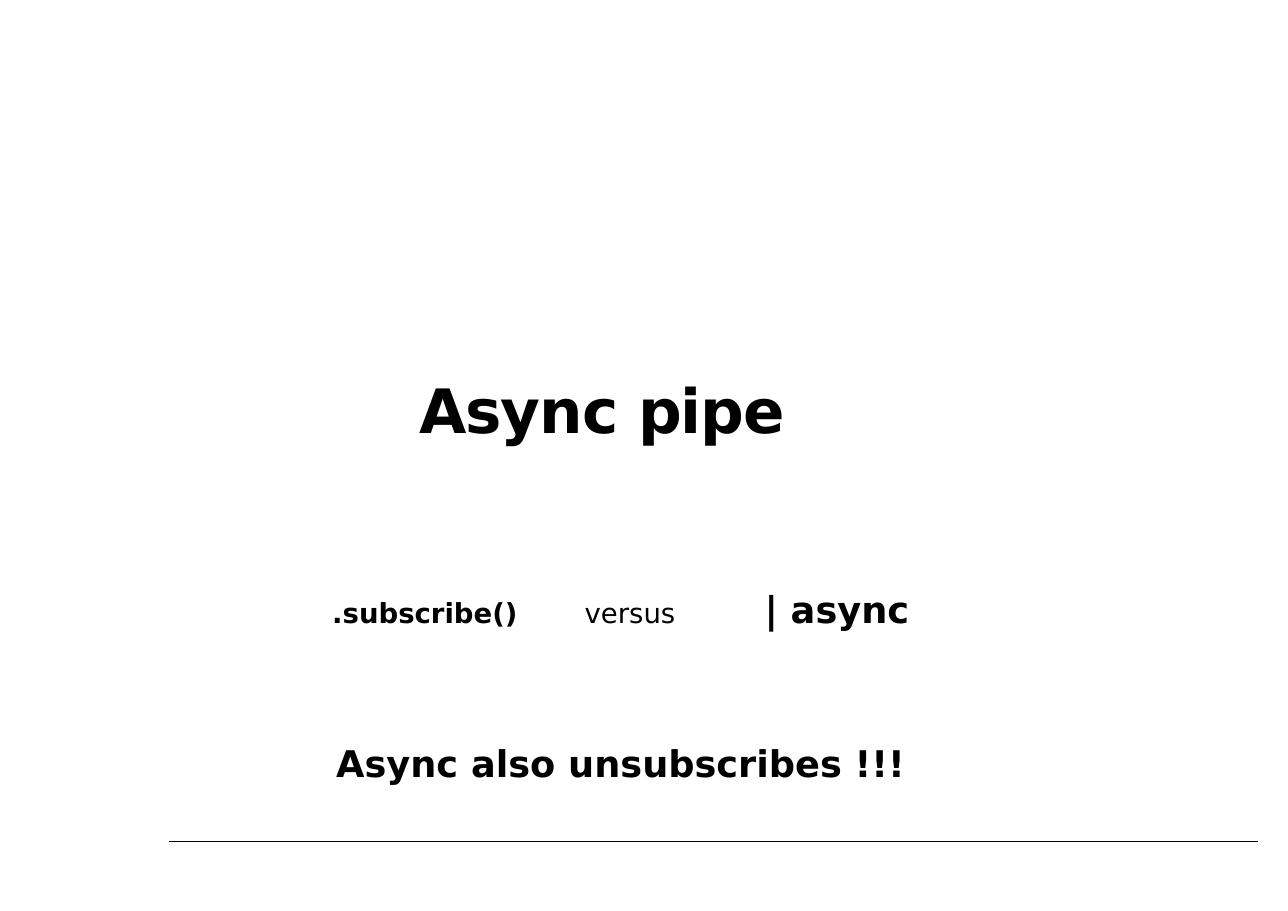
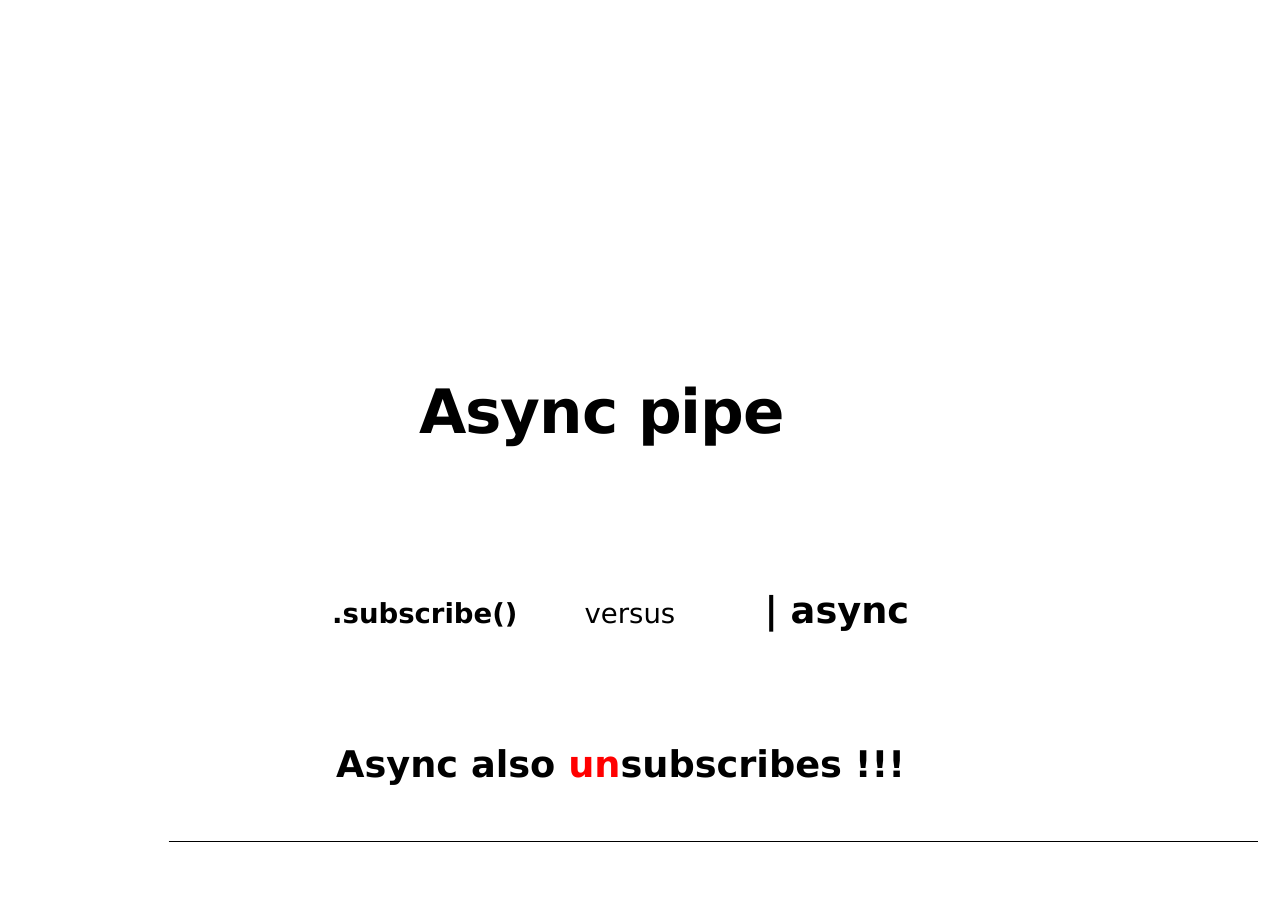
Before and after one commit to petereijgermans11/workshop-angular10, a slide deck: slide 42 of PPT/03- Angular Service.pptx. Drawn at 1288x911 pixels with LibreOffice and Linux fonts; fonts in the diff are those of the drawing. Boxes give left, top, right and bottom in pixels: in the first picture for what was removed or moved away, otherwise in the second. Text is boxed around its words. In the diff, an @@ line names an element or a change of style, - is before the commit and + after.

```diff
--- a/PPT/03- Angular Service.pptx
+++ b/PPT/03- Angular Service.pptx
@@ text at (336,749,842,785): text colour #000000 to #FF0000 in "unsubscribes" @@
```
Also in this commit, not shown: 3 other slides changed.
